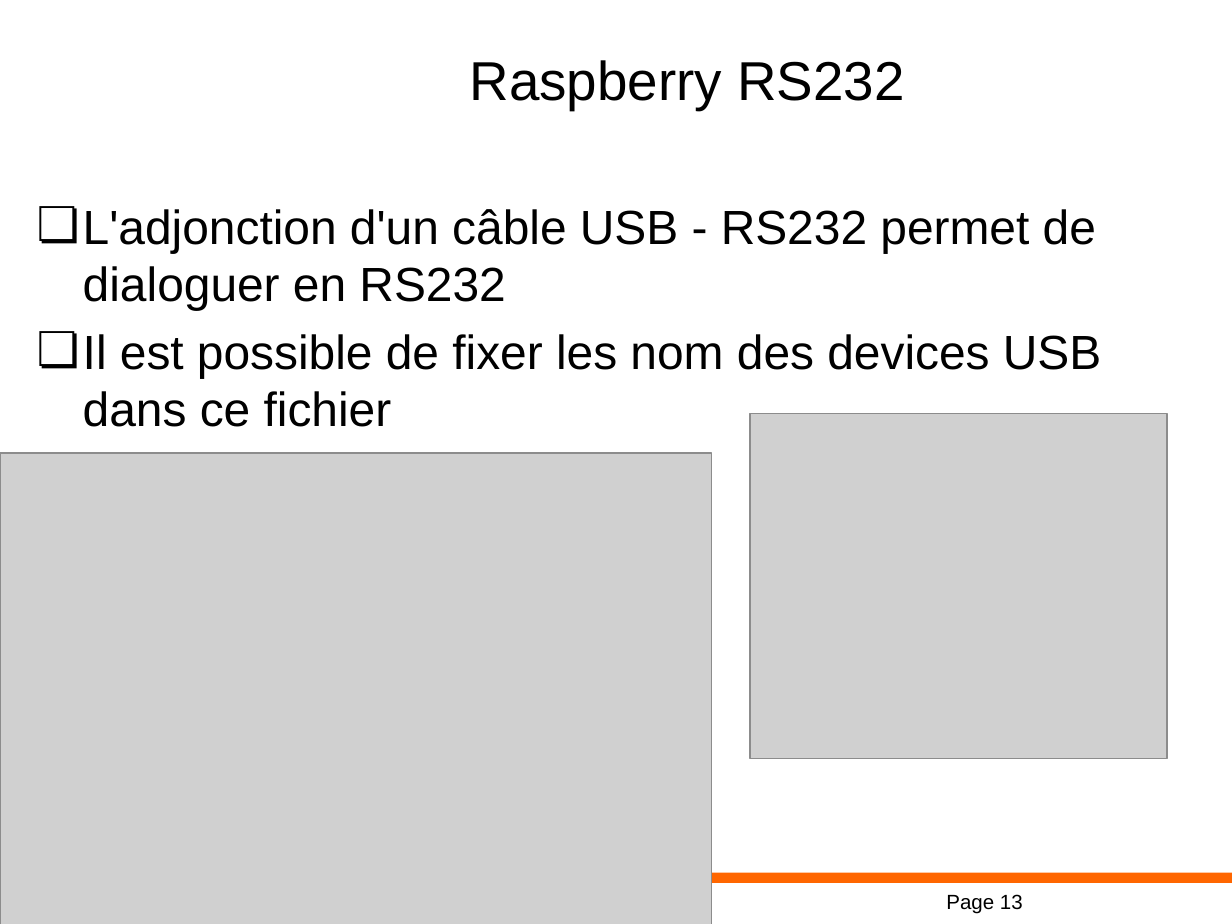
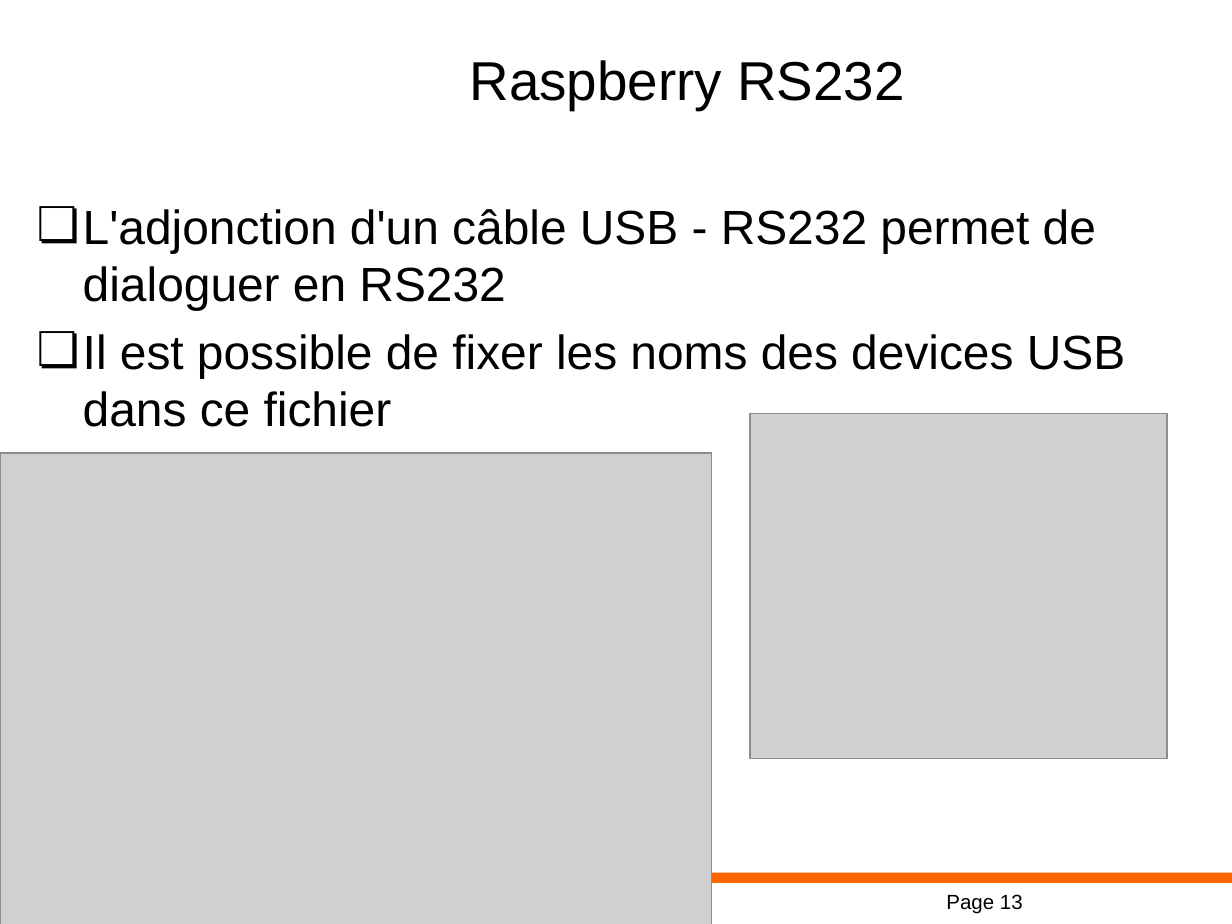
Before and after one commit to cyrilvincent/IoT, a slide deck: slide 13 of ppt/IoT08-Wire.pptx. Drawn at 1232x924 pixels with LibreOffice and Linux fonts; fonts in the diff are those of the drawing; grey boxes stand for pictures; background and template pictures are left out. Boxes give left, top, right and bottom in pixels: in the first picture for what was removed or moved away, otherwise in the second. Text is boxed around its words. In the diff, an @@ line names an element or a change of style, - is before the commit and + after.

```diff
--- a/ppt/IoT08-Wire.pptx
+++ b/ppt/IoT08-Wire.pptx
@@ text at [83, 334, 1125, 427]: text changed @@
-❏ Il est possible de fixer les nom des devices USB dans ce fichier
+❏ Il est possible de fixer les noms des devices USB dans ce fichier
```
Also in this commit, not shown: 2 other slides changed, 35 other files.
